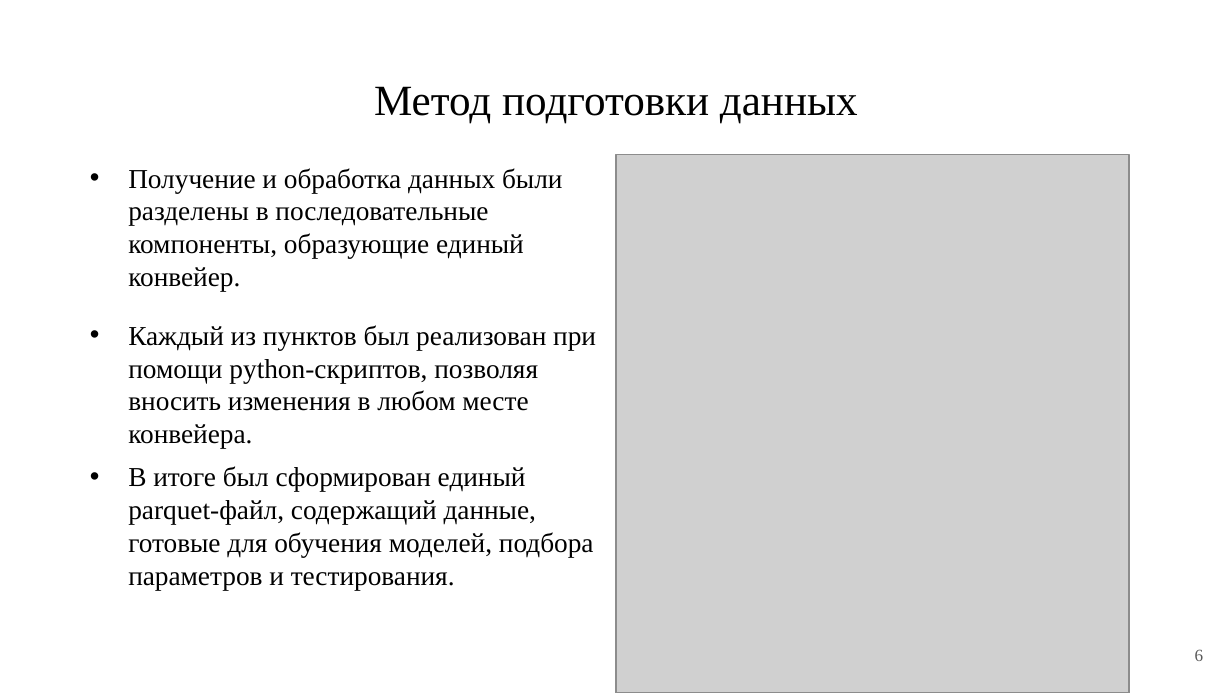
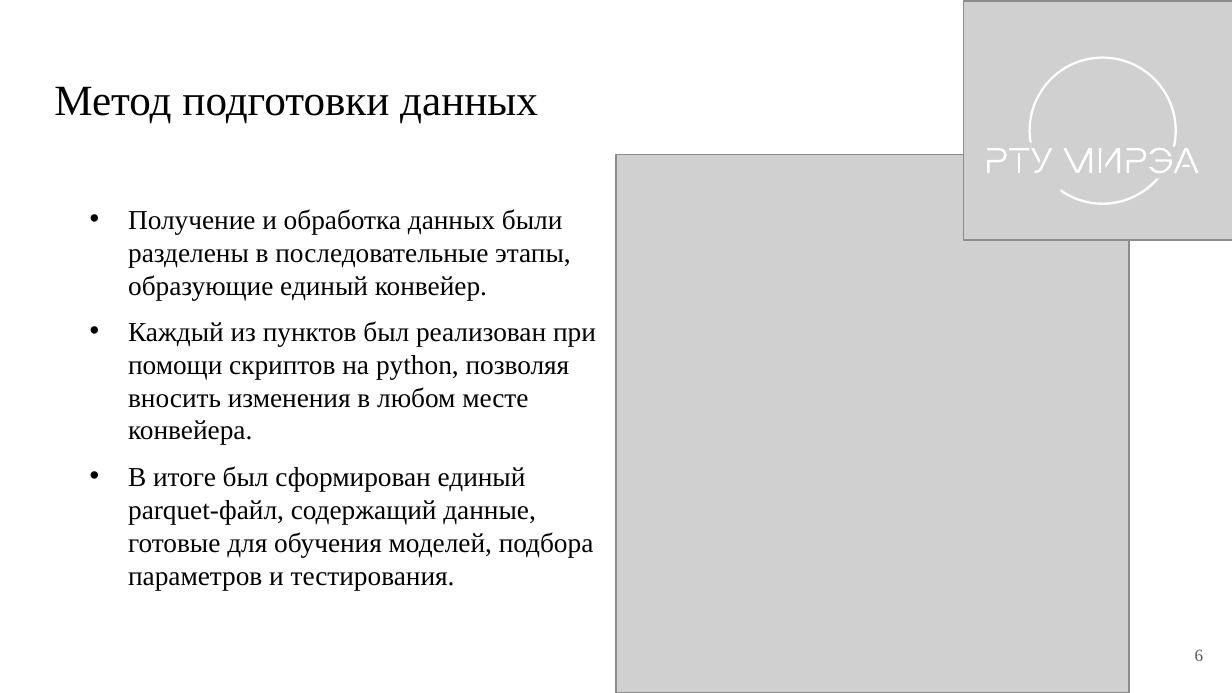
Before and after one commit to PetrovKirill00/BKP, a slide deck: slide 6 of docs/Презентация.pptx. Drawn at 1232x693 pixels with LibreOffice and Linux fonts; fonts in the diff are those of the drawing; grey boxes stand for pictures. Boxes give left, top, right and bottom in pixels: in the first picture for what was removed or moved away, otherwise in the second. Text is boxed around its words. In the diff, an @@ line names an element or a change of style, - is before the commit and + after.

```diff
--- a/docs/Презентация.pptx
+++ b/docs/Презентация.pptx
@@ picture added at <box>964,1,1232,240</box> @@
@@ group added at <box>987,57,1199,206</box>: 15 freeform shapes @@
@@ title "Метод подготовки данных" at <box>54,86,538,124</box>: alignment centre to left @@
@@ text at <box>128,209,571,300</box>: text changed @@
-• Получение и обработка данных были разделены в последовательные компоненты, образующие единый конвейер.
+• Получение и обработка данных были разделены в последовательные этапы, образующие единый конвейер.
@@ text at <box>128,321,596,445</box>: text changed @@
-• Каждый из пунктов был реализован при помощи python-скриптов, позволяя вносить изменения в любом месте конвейера.
+• Каждый из пунктов был реализован при помощи скриптов на python, позволяя вносить изменения в любом месте конвейера.
```
Also in this commit, not shown: 9 other slides changed, 6 slides added, 3 slides removed, 6 other files.
